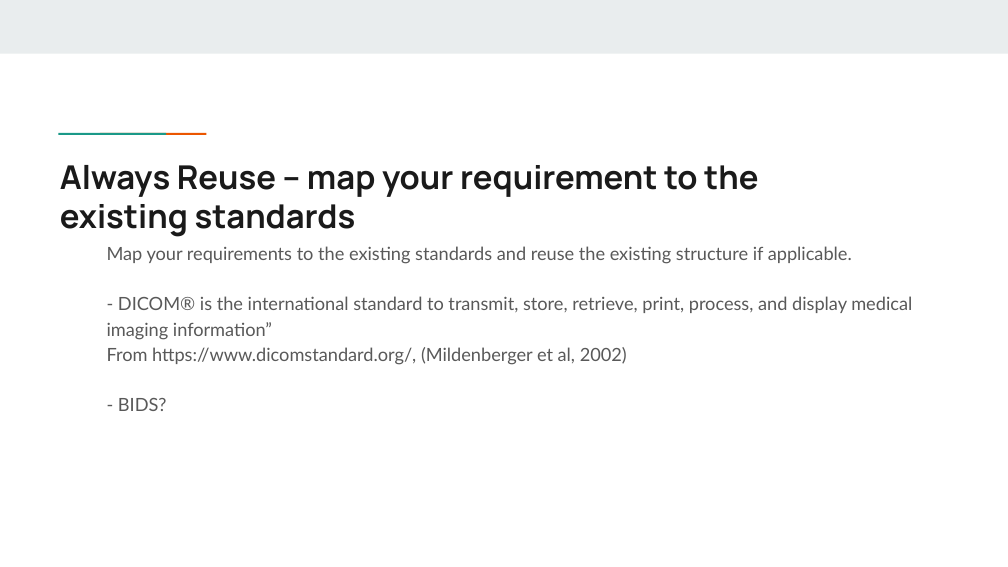
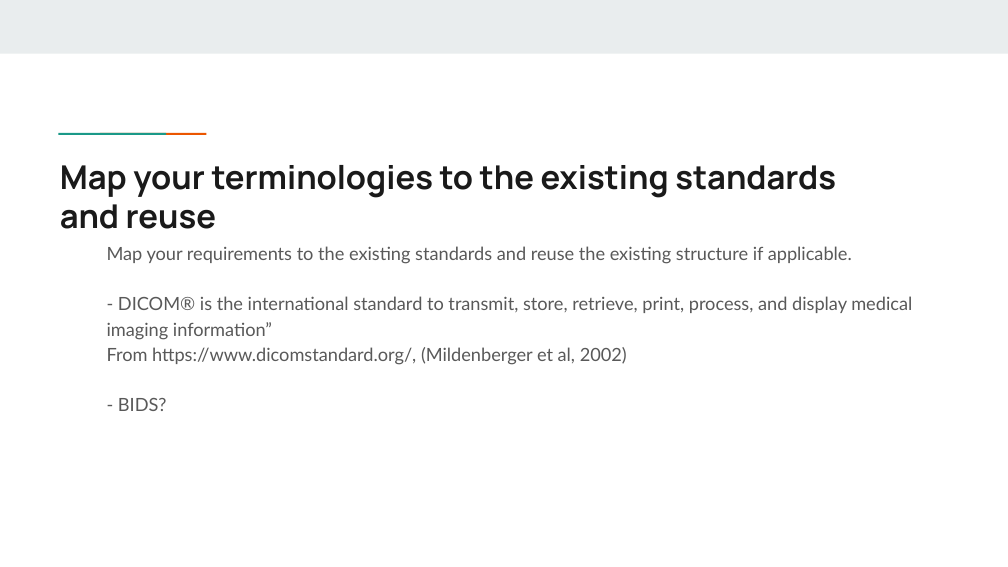
Before and after one commit to Health-RI/health-ri-metadata, a slide deck: slide 21 of Presentations/[DRAFT]HRI_Metadata_Schema_ImagingGroup_KickOff.pptx. Drawn at 1008x567 pixels with LibreOffice and Linux fonts; fonts in the diff are those of the drawing. Boxes give left, top, right and bottom in pixels: in the first picture for what was removed or moved away, otherwise in the second. Text is boxed around its words. In the diff, an @@ line names an element or a change of style, - is before the commit and + after.

Commit message:
update
updating draft presentation

```diff
--- a/Presentations/[DRAFT]HRI_Metadata_Schema_ImagingGroup_KickOff.pptx
+++ b/Presentations/[DRAFT]HRI_Metadata_Schema_ImagingGroup_KickOff.pptx
@@ title at <box>60,165,836,229</box>: text changed @@
-Always Reuse – map your requirement to the existing standards
+Map your terminologies to the existing standards and reuse
```
Also in this commit, not shown: 2 other slides changed.
